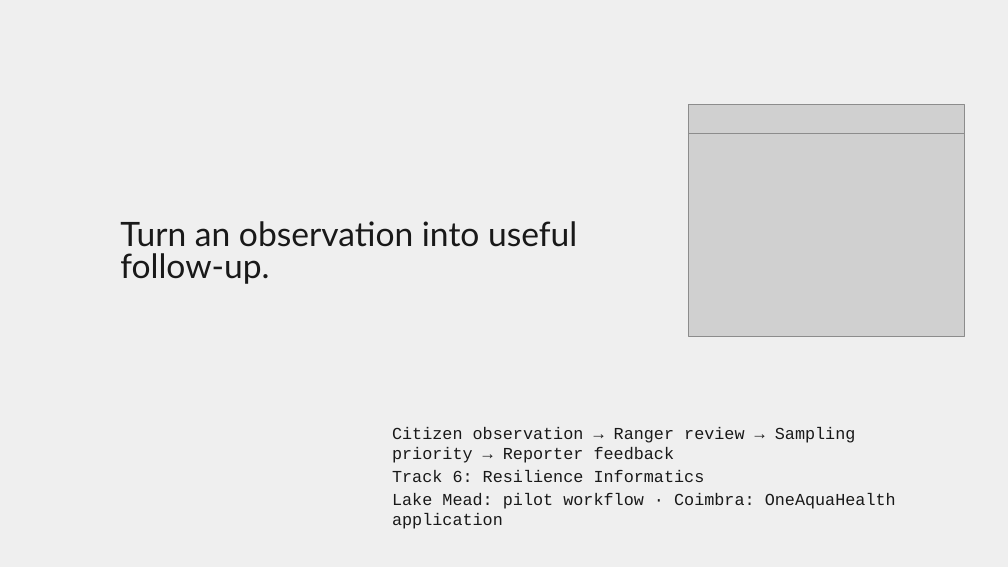
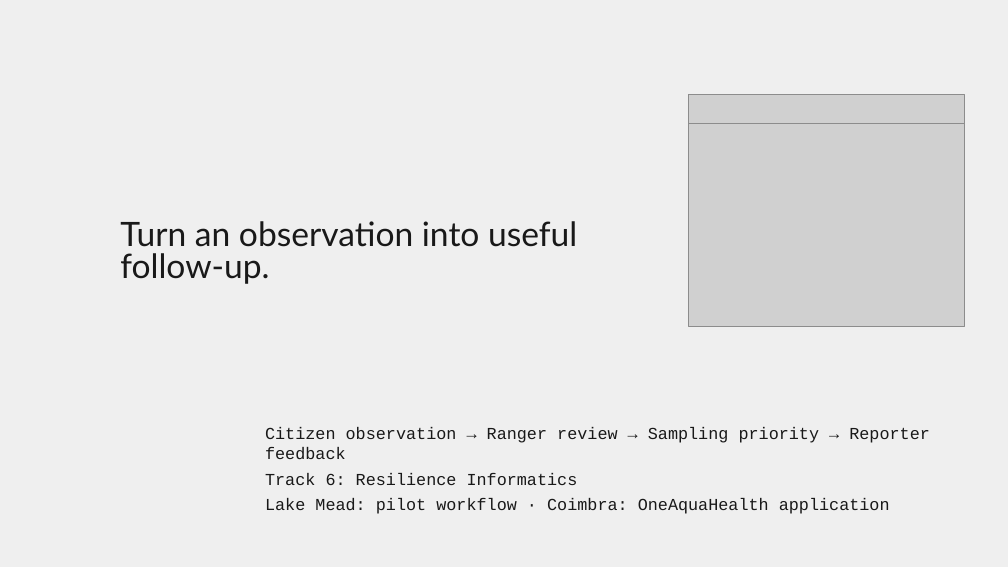
Before and after one commit to NathanDiep123/Verdant, a slide deck: slide 2 of docs/presentation/verdant-presentation.pptx. Drawn at 1008x567 pixels with LibreOffice and Linux fonts; fonts in the diff are those of the drawing; grey boxes stand for pictures; background and template pictures are left out. Boxes give left, top, right and bottom in pixels: in the first picture for what was removed or moved away, otherwise in the second. Text is boxed around its words. In the diff, an @@ line names an element or a change of style, - is before the commit and + after.

Commit message:
Polish the presentation layout and refresh the slide picture

```diff
--- a/docs/presentation/verdant-presentation.pptx
+++ b/docs/presentation/verdant-presentation.pptx
@@ picture: place and size @@
-picture at bbox=[689, 105, 965, 134]
+picture at bbox=[689, 95, 965, 124]
@@ picture: place and size @@
-picture at bbox=[689, 134, 965, 337]
+picture at bbox=[689, 124, 965, 327]
@@ subtitle "Citizen observation → Ranger review ...": place and size @@
-subtitle "Citizen observation → Ranger review ..." at bbox=[392, 427, 896, 509]
+subtitle "Citizen observation → Ranger review ..." at bbox=[265, 427, 930, 514]
@@ subtitle at bbox=[265, 473, 890, 514]: more space between paragraphs @@
```
Also in this commit, not shown: 2 other slides changed, 3 other files.
